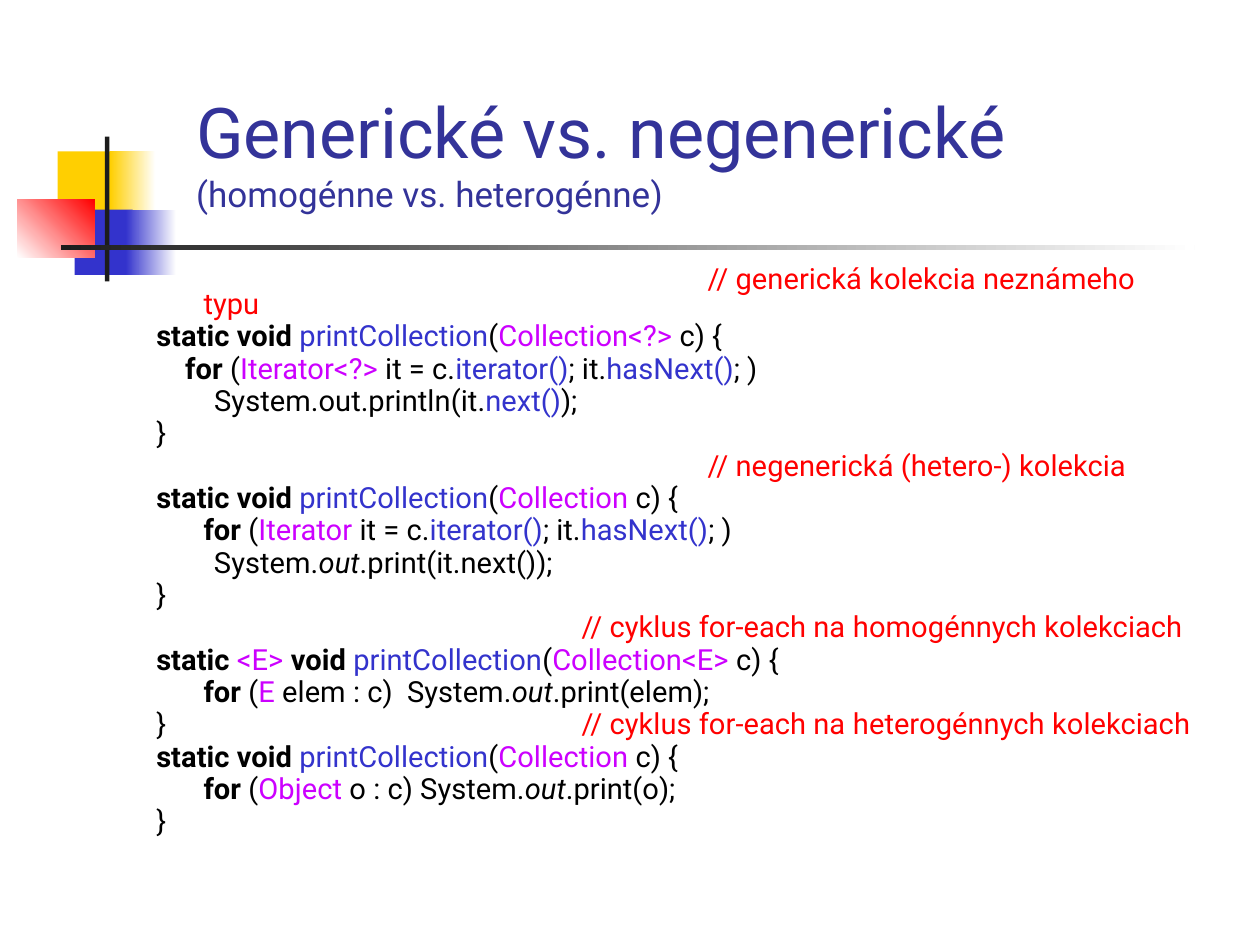
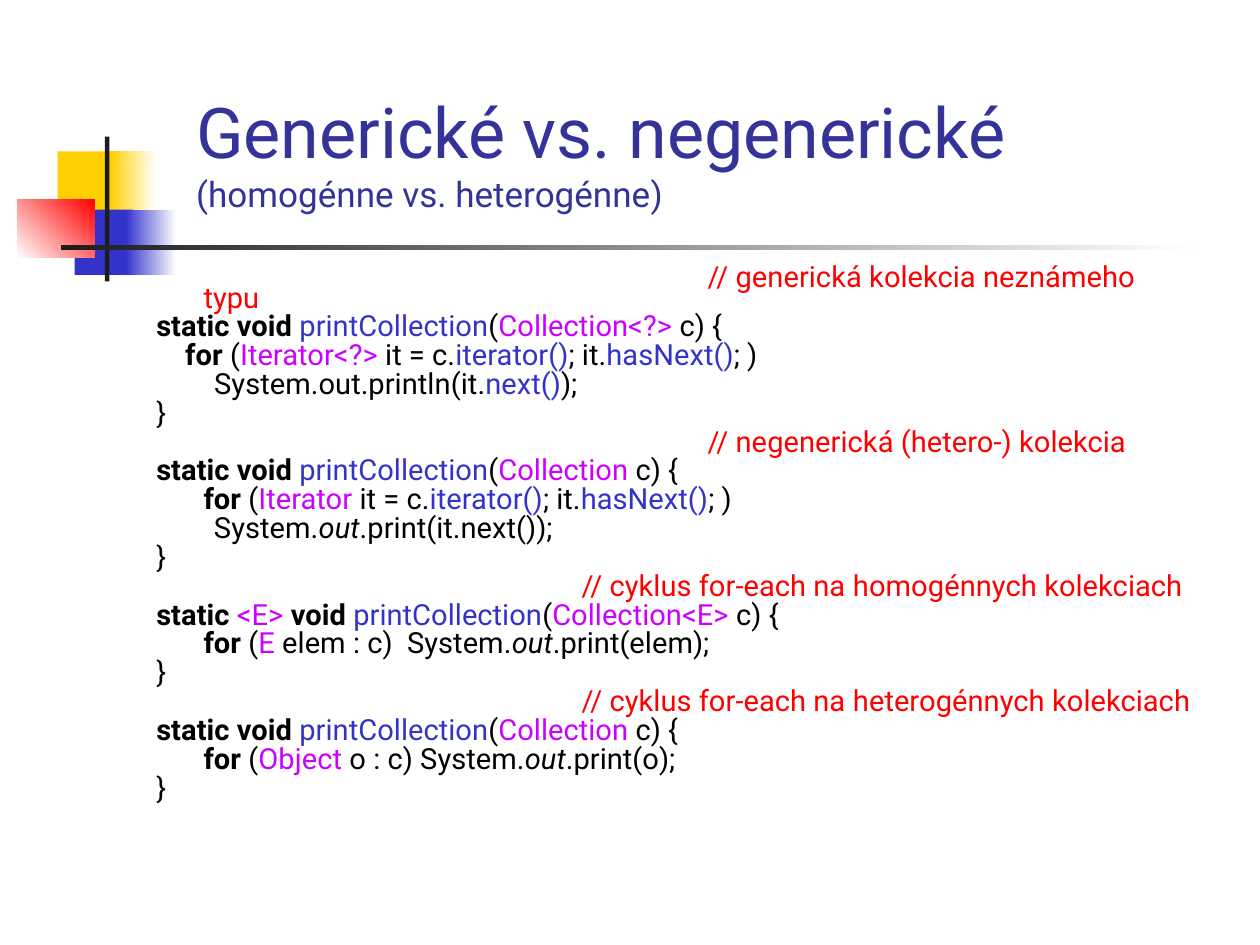
Before and after one commit to Programovanie4/Prednasky, a slide deck: slide 6 of 06/06_java.ppt. Drawn at 1260x945 pixels with LibreOffice and Linux fonts; fonts in the diff are those of the drawing. Boxes give left, top, right and bottom in pixels: in the first picture for what was removed or moved away, otherwise in the second. Text is boxed around its words. In the diff, an @@ line names an element or a change of style, - is before the commit and + after.

```diff
--- a/06/06_java.ppt
+++ b/06/06_java.ppt
@@ text at <box>156,265,1182,776</box>: line spacing 0.7 to 0.6 @@
@@ text at <box>610,689,1190,718</box>: text changed @@
-} // cyklus for-each na heterogénnych kolekciach
+}
+// cyklus for-each na heterogénnych kolekciach
```
Also in this commit, not shown: 10 other slides changed, 3 other files.
